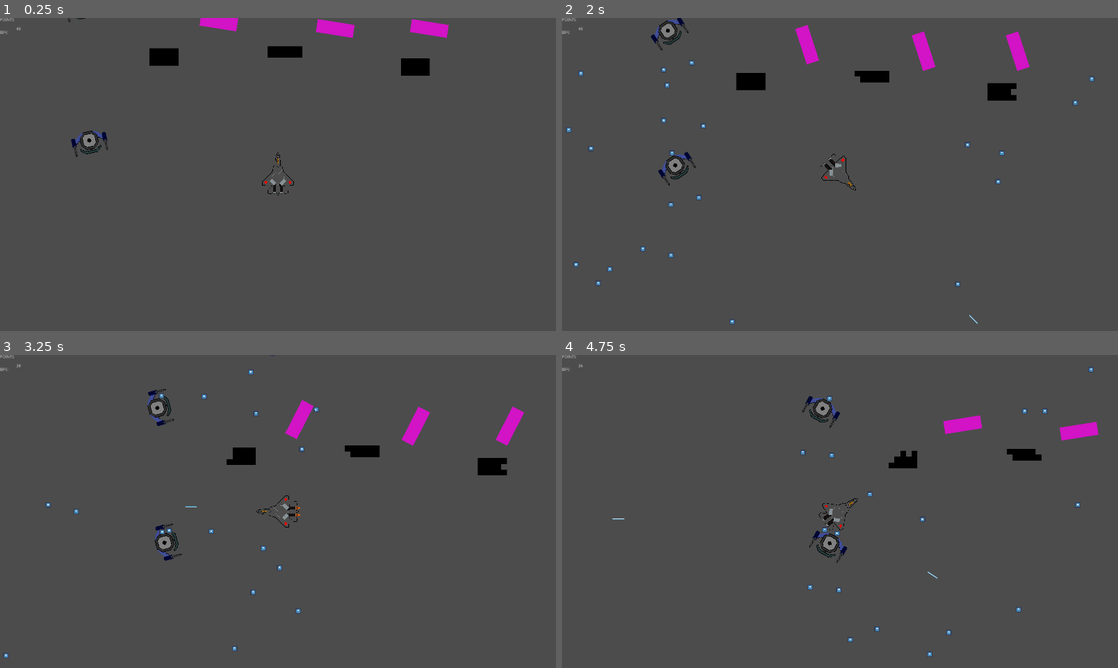
Above: before the commit, frames 1-4 (two rows, left to right).
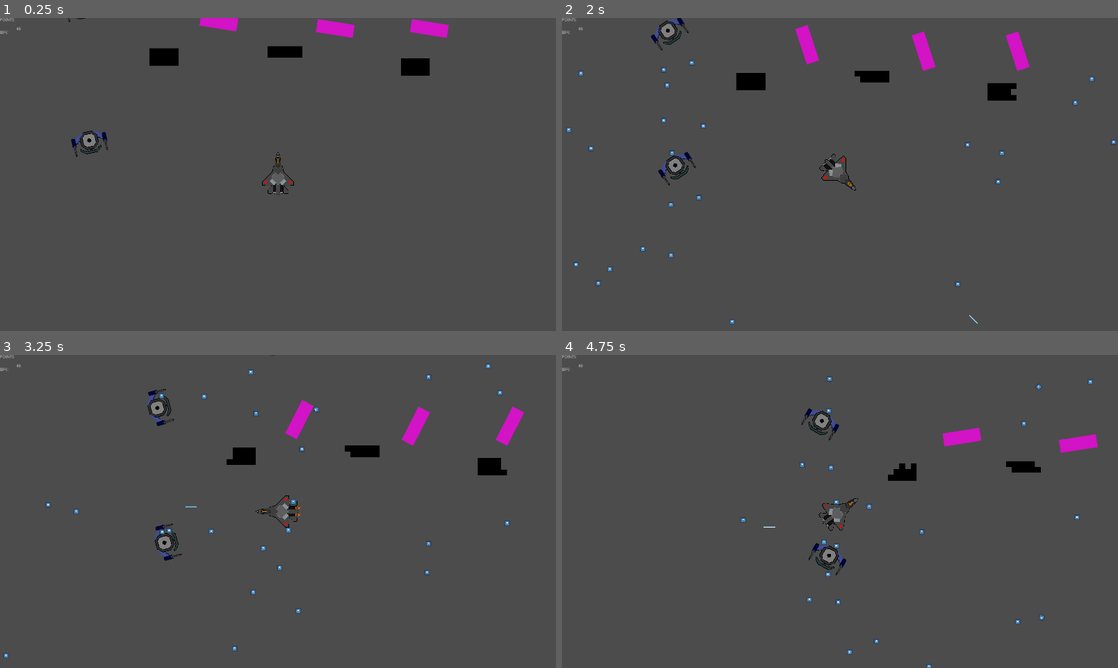
Above: after the commit, the same moments.

Repository: devGameJavali/Boar-Invaders
Game: Godot game, scene res://Scenario/Root.tscn
The game is run twice, just before and just after one commit, with the same random seed, the same clock (stepped at 60 frames per second) and the same inputs. The project has no main scene, so this scene is started directly. The engine's default icon, where the game draws it, is replaced by a stand-in: a white triangle on a blue panel in a dark square.
Inputs (mouse positions are in pixels of both pictures, inside the frame that each line leads up to):
- Up to frame 1 (0.25 s): no input
- Up to frame 2 (2 s): move the mouse to (962, 158) at 0.52 s; press the mouse at (962, 158) at 0.53 s; hold Right (ui_right) 0.53-1.28 s; move the mouse to (728, 190) at 1.27 s; release the mouse at (728, 190) at 1.28 s; hold Down (ui_down) from 1.28 s (still down); right-click (728, 190) at 1.35 s
- Up to frame 3 (3.25 s): move the mouse to (333, 442) at 2.02 s; release Down (ui_down) at 2.03 s; press the mouse at (333, 442) at 2.03 s; hold Right (ui_right) 2.03-2.78 s; move the mouse to (250, 574) at 2.77 s; release the mouse at (250, 574) at 2.78 s; hold Up (ui_up) from 2.78 s (still down); right-click (250, 574) at 2.85 s; click (250, 574) at 2.92 s
- Up to frame 4 (4.75 s): move the mouse to (1006, 558) at 3.52 s; release Up (ui_up) at 3.53 s; press the mouse at (1006, 558) at 3.53 s; hold Left (ui_left) from 3.53 s (still down); move the mouse to (673, 464) at 4.27 s; release the mouse at (673, 464) at 4.28 s; right-click (673, 464) at 4.35 s

The runs differ from the first frame. In frame 1, less than 0.1% of the frame differs, in the area x 49-53%, y 42-57%; in frame 2, less than 0.1%; in frame 3, 0.1%; in frame 4, 3.2%, in the area x 3-97%, y 2-100%.

Commit message:
Sun gravity and missile tracking

Diff:
--- a/Enemies/Invader/Army.gd
+++ b/Enemies/Invader/Army.gd
@@ -23,7 +23,6 @@
 
 
 func _on_actionTimer_timeout():
-	print($troops.get_children())
 	if act%8 == 0:
 		dTween()
 		if side ==0:
--- a/Enemies/Invader/ene_bull.gd
+++ b/Enemies/Invader/ene_bull.gd
@@ -17,7 +17,7 @@
 #bullet to the front of velocity and then resets the velocity vector
 			velocity = velocity.bounce(hentai.normal)
 			rotation_degrees = rad2deg(velocity.angle())+90
-		elif hentai.collider.is_in_group("player"):
+		elif hentai.collider.is_in_group("player") and  $"..".name == "Root":
 			$"../Interface/VSplitContainer/life"._update(-1)
 			queue_free()
 
--- a/Enemies/MissileBatery(3)/Missile.tscn
+++ b/Enemies/MissileBatery(3)/Missile.tscn
@@ -1,10 +1,14 @@
-[gd_scene load_steps=4 format=2]
+[gd_scene load_steps=6 format=2]
 
 [ext_resource path="res://Ship/Missile.gd" type="Script" id=1]
 [ext_resource path="res://Enemies/MissileBatery(3)/Sem título.png" type="Texture" id=2]
+[ext_resource path="res://Enemies/MissileBatery(3)/track.gd" type="Script" id=3]
 
 [sub_resource type="RectangleShape2D" id=1]
 extents = Vector2( 10, 20 )
+
+[sub_resource type="Gradient" id=2]
+colors = PoolColorArray( 1, 0, 0, 0, 1, 0, 0, 1 )
 
 [node name="Missile" type="Area2D"]
 rotation = 1.5708
@@ -14,14 +18,28 @@
 [node name="Sprite" type="Sprite" parent="." groups=[
 "bullet",
 ]]
+position = Vector2( 19, -0.000350952 )
 rotation = 1.5708
 texture = ExtResource( 2 )
 
 [node name="CollisionShape2D" type="CollisionShape2D" parent="."]
+position = Vector2( 19, -0.000350952 )
 rotation = 1.5708
 shape = SubResource( 1 )
 
 [node name="start" type="Timer" parent="."]
 
+[node name="Node" type="Node" parent="."]
+
+[node name="track" type="Line2D" parent="Node"]
+position = Vector2( 0, -40 )
+rotation = 1.5708
+scale = Vector2( 2, 1 )
+z_index = -1
+default_color = Color( 0.4, 0.501961, 1, 1 )
+gradient = SubResource( 2 )
+joint_mode = 2
+script = ExtResource( 3 )
+
 [connection signal="body_entered" from="." to="." method="_on_Missile_body_entered"]
 [connection signal="timeout" from="start" to="." method="_on_start_timeout"]
--- a/Enemies/MissileBatery(3)/MissileBat.tscn
+++ b/Enemies/MissileBatery(3)/MissileBat.tscn
@@ -25,12 +25,12 @@
 shape = SubResource( 1 )
 
 [node name="Missile" type="Position2D" parent="."]
-position = Vector2( 52, 60 )
+position = Vector2( 52, 20 )
 rotation = 1.5708
 scale = Vector2( 2, 1 )
 
 [node name="Missile2" type="Position2D" parent="."]
-position = Vector2( -52, 56 )
+position = Vector2( -52, 20 )
 rotation = 1.5708
 scale = Vector2( 2, 1 )
 
--- /dev/null
+++ b/Enemies/MissileBatery(3)/track.gd
@@ -0,0 +1,20 @@
+extends Line2D
+var point
+var target
+var particle_ct = 100
+const SPEEDY =125
+var SPEEDX
+func _ready():
+	target = get_node("../..")
+	set_physics_process(false)
+func _physics_process(delta):
+	global_position = Vector2(0,0)
+	global_rotation = 0
+	point = target.global_position
+	global_scale = Vector2(1,1)
+	add_point(point)
+	while get_point_count()>particle_ct:
+		remove_point(0)
+	for i in range(points.size()):
+		SPEEDX = rand_range(-25,25)
+		set_point_position(i,Vector2(get_point_position(i).x+SPEEDX,get_point_position(i).y+SPEEDY*delta))
--- a/Enemies/double/Double.gd
+++ b/Enemies/double/Double.gd
@@ -15,7 +15,7 @@
 
 
 func _on_Tween_tween_completed(object, key):
-	if int(rotation_degrees) ==90+int(sttRot):
+	if int(rotation_degrees) ==90+round(sttRot):
 		$Tween.interpolate_property(self,"rotation_degrees",rotation_degrees,rotation_degrees-180,2.0,Tween.TRANS_LINEAR,Tween.EASE_IN_OUT)
 		$Tween.start()
 	else:
--- a/Enemies/double/Double.tscn
+++ b/Enemies/double/Double.tscn
@@ -13,6 +13,7 @@
 "enemy",
 ]]
 position = Vector2( 625, 450 )
+rotation = 0.785398
 scale = Vector2( 2, 2 )
 collision_layer = 196608
 script = ExtResource( 1 )
--- a/Scenario/ColorPicker.gd
+++ b/Scenario/ColorPicker.gd
@@ -8,7 +8,7 @@
 
 
 func _on_Button2_pressed():
-	get_tree().change_scene("res://Scenario/Root.tscn")
+	get_tree().change_scene("res://Sun.tscn")
 	pass # Replace with function body.
 
 
--- a/Scenario/Root.gd
+++ b/Scenario/Root.gd
@@ -1,3 +1,3 @@
 extends Node2D
 
-var col = 0
+var col = null
--- a/Scenario/Tests.tscn
+++ b/Scenario/Tests.tscn
@@ -1,12 +1,8 @@
-[gd_scene load_steps=3 format=2]
+[gd_scene load_steps=2 format=2]
 
 [ext_resource path="res://Ship/Ship.tscn" type="PackedScene" id=1]
-[ext_resource path="res://Enemies/MissileBatery(3)/MissileBat.tscn" type="PackedScene" id=2]
 
 [node name="Tests" type="Node2D"]
 
 [node name="Ship" parent="." instance=ExtResource( 1 )]
-position = Vector2( 1525, 1400 )
-
-[node name="MissileBat" parent="." instance=ExtResource( 2 )]
-position = Vector2( 775, 1000 )
+position = Vector2( 1050, 1650 )
--- a/Ship/Missile.gd
+++ b/Ship/Missile.gd
@@ -40,5 +40,6 @@
 func _on_start_timeout():
 	print("here")
 	set_physics_process(true)
+	$"Node/track".set_physics_process(true)
 	$start.queue_free()
 	pass # Replace with function body.
--- a/Ship/Ship.gd
+++ b/Ship/Ship.gd
@@ -6,8 +6,7 @@
 var bullet = preload("res://Ship/Bullet/LaserBullet.tscn")
 var missile = preload("res://Enemies/MissileBatery(3)/Missile.tscn")
 func _ready():
-	if Root.col != null:
-		get_color()
+	get_color()
 const SPEED:int = 400
 const ACEL = 25
 const REST = 5
@@ -83,4 +82,5 @@
 
 
 func get_color():
-	$"sprites/Color".modulate = Root.col
+	if Root.col != null:
+		$"sprites/Color".modulate = Root.col
--- a/Ship/Ship.tscn
+++ b/Ship/Ship.tscn
@@ -6,6 +6,7 @@
 [ext_resource path="res://Ship/BURNING.png" type="Texture" id=4]
 
 [node name="Ship" type="KinematicBody2D" groups=[
+"gravity",
 "player",
 ]]
 scale = Vector2( 2, 2 )
--- /dev/null
+++ b/Sun.gd
@@ -0,0 +1,10 @@
+extends Node2D
+
+func _physics_process(delta):
+	var sons = get_children()
+	for i in sons:
+		if i.is_in_group("gravity"):
+			print(i.position)
+			var speed = Vector2(1,1).rotated(get_angle_to(i.position))
+			i.position.x -= speed.x
+			i.position.y -= speed.y
--- /dev/null
+++ b/Sun.tscn
@@ -0,0 +1,15 @@
+[gd_scene load_steps=4 format=2]
+
+[ext_resource path="res://Sun.gd" type="Script" id=1]
+[ext_resource path="res://Scenario/Elements/Sun/Sun.png" type="Texture" id=2]
+[ext_resource path="res://Ship/Ship.tscn" type="PackedScene" id=3]
+
+[node name="Sun" type="Node2D"]
+script = ExtResource( 1 )
+
+[node name="Sprite" type="Sprite" parent="."]
+z_index = -2
+texture = ExtResource( 2 )
+
+[node name="Ship" parent="." instance=ExtResource( 3 )]
+position = Vector2( -976, 55 )
Binary file added: Scenario/Elements/Sun/Sun.png
Not shown, added: Scenario/Elements/Sun/Sun.png.import
Binary file changed: Ship/BODY.png
Binary file changed: Ship/COLOR.png
Not shown, added: Scenario/Elements/Sun/Sun.pdn
